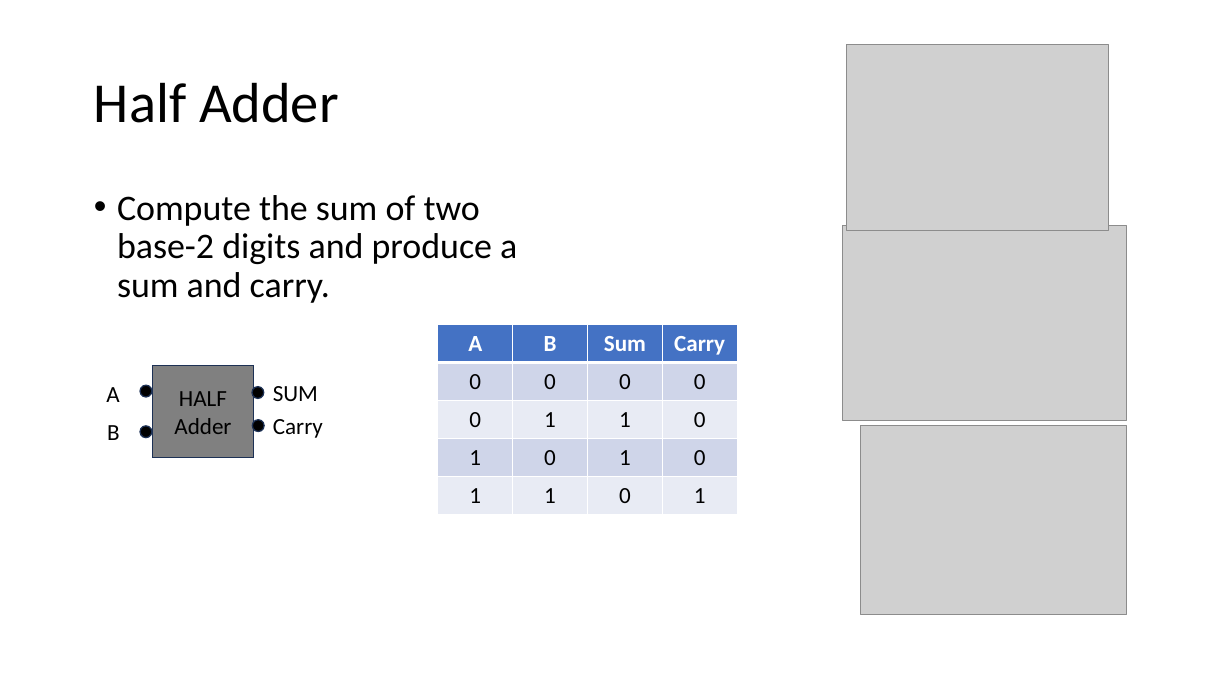
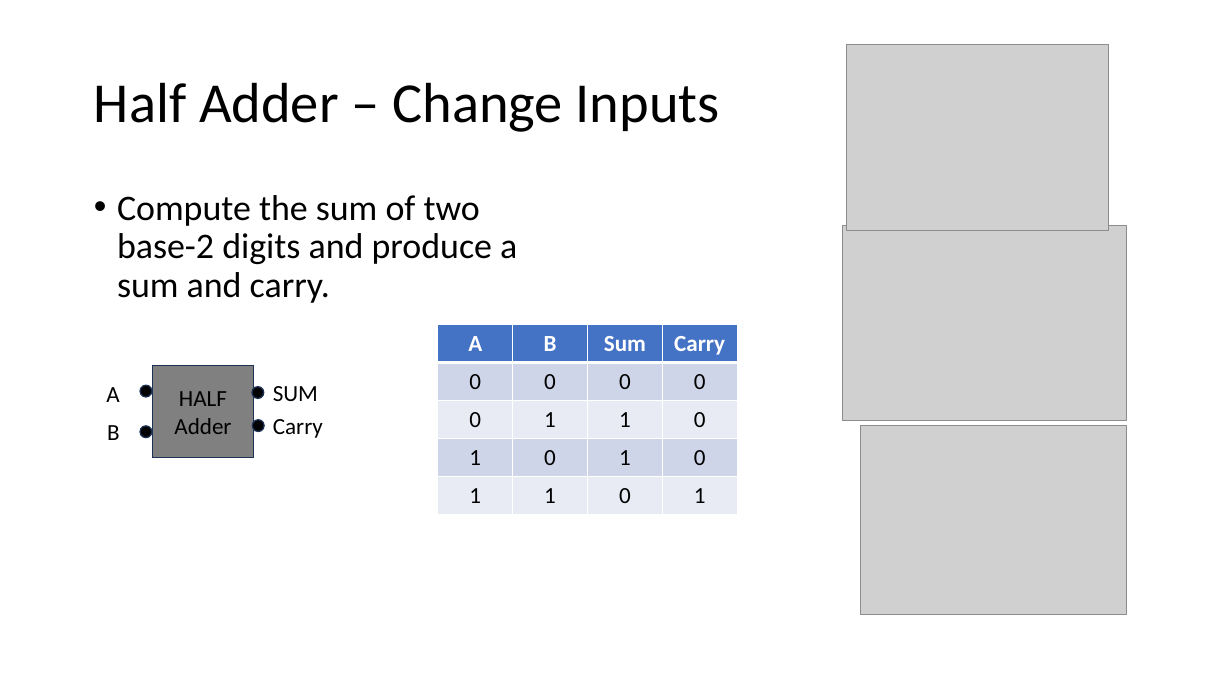
Before and after one commit to csev/ca4e, a slide deck: slide 19 of lectures/04-DigitalLogic.pptx. Drawn at 1232x693 pixels with LibreOffice and Linux fonts; fonts in the diff are those of the drawing; grey boxes stand for pictures. Boxes give left, top, right and bottom in pixels: in the first picture for what was removed or moved away, otherwise in the second. Text is boxed around its words. In the diff, an @@ line names an element or a change of style, - is before the commit and + after.

```diff
--- a/lectures/04-DigitalLogic.pptx
+++ b/lectures/04-DigitalLogic.pptx
@@ title at (94, 82, 720, 132): text changed @@
-Half Adder
+Half Adder – Change Inputs
```
Also in this commit, not shown: 3 other slides changed, 6 other files.
